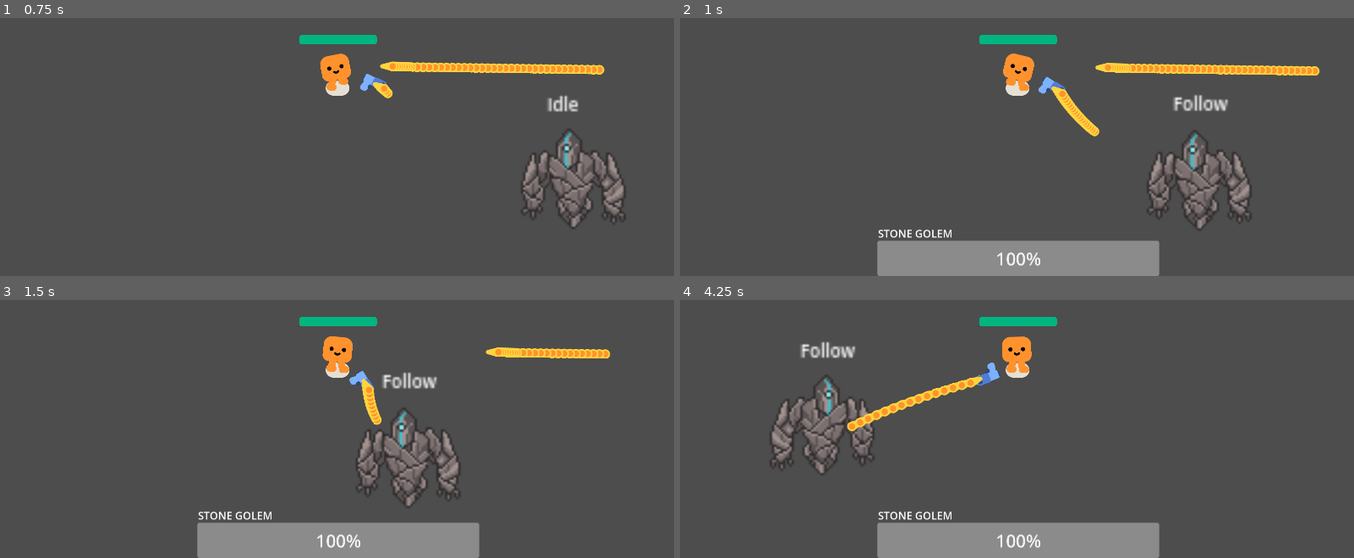
Above: before the commit, frames 1-4 (two rows, left to right).
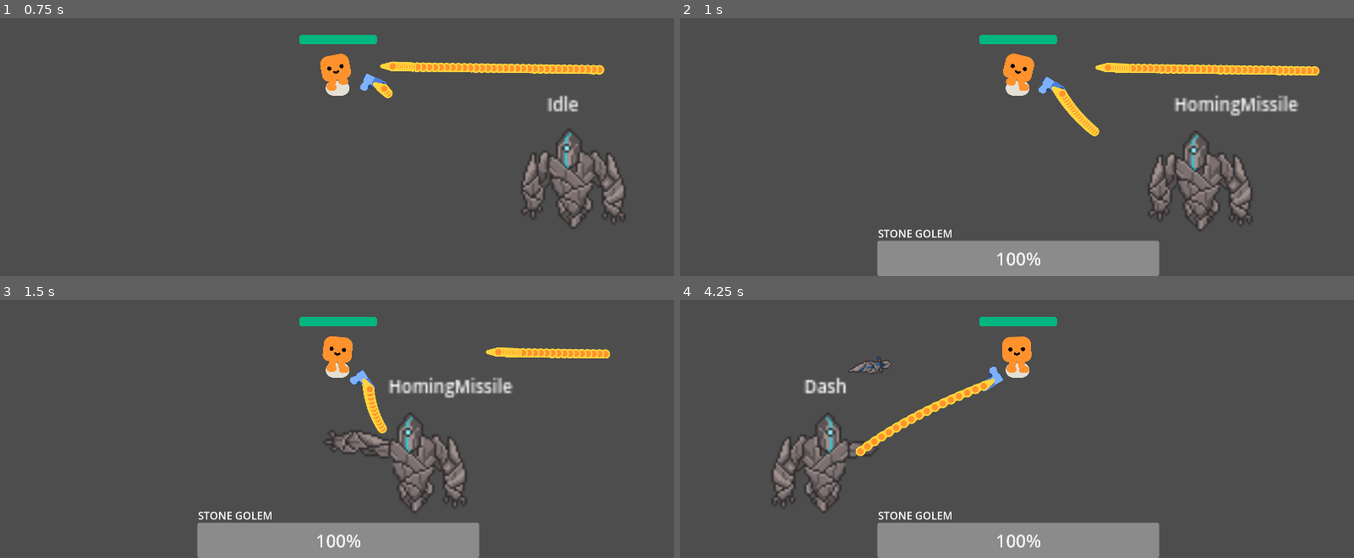
Above: after the commit, the same moments.

Repository: Tonykuang1028/FinalProject
Game: Godot game, scene res://bossroom.tscn
Same seed, same stepped clock (60 frames per second), same inputs: the game is played once before the commit and once after it. This scene is started directly instead of the project's main scene.
Inputs:
- Up to frame 1 (0.75 s): tap Enter (ui_accept) at 0.5 s; hold D (move_right) from 0.53 s (still down)
- Up to frame 2 (1 s): keep holding D (move_right); tap Enter (ui_accept) at 0.77 s
- Up to frame 3 (1.5 s): keep holding D (move_right)
- Up to frame 4 (4.25 s): tap Enter (ui_accept) at 1.52, 3.02, 3.77 s; release D (move_right) at 2.03 s; hold A (move_left) 2.03-2.78 s; hold D (move_right) from 2.78 s (still down)

Frame 1 is identical in both runs. In frame 2, 1.9% of the frame differs, in the area x 69-92%, y 29-82%; in frame 3, 3.6%; in frame 4, 5.2%, in the area x 13-48%, y 16-83%.

Commit message:
missiles can now follow player

Diff:
--- a/Follow.gd
+++ b/Follow.gd
@@ -14,3 +14,5 @@
 
 	if distance < 30:
 		get_parent().change_state("MeeleAttack")
+	elif distance > 130:
+		get_parent().change_state("HomingMissile")
--- /dev/null
+++ b/HomingMissile.gd
@@ -0,0 +1,21 @@
+extends State
+
+@export var bulleted_node: PackedScene
+var can_transition: bool = false
+
+func _enter():
+	super._enter()
+	animation_player.play("ranged_attack")
+	await animation_player.animation_finished
+	shoot()
+	can_transition = true
+
+func shoot():
+	var bulleted = bulleted_node.instantiate()
+	bulleted.position = owner.position
+	get_tree().current_scene.add_child(bulleted)
+
+func transition():
+	if can_transition:
+		can_transition = false
+		get_parent().change_state("Dash")
--- /dev/null
+++ b/bulleted.gd
@@ -0,0 +1,26 @@
+extends Area2D
+
+
+@onready var animated_sprite = $AnimatedSprite2D
+@onready var player = get_parent().find_child("Player")
+
+
+var acceleration: Vector2 = Vector2.ZERO
+var velocity: Vector2 = Vector2.ZERO
+
+func _physics_process(delta):
+
+	acceleration = (player.position - position).normalized() * 900
+
+	velocity += acceleration * delta
+	rotation = velocity.angle()
+
+	velocity = velocity.limit_length(150)
+
+	position += velocity * delta
+
+
+
+
+func _on_body_entered(body):
+	queue_free()
--- /dev/null
+++ b/bulleted.tscn
@@ -0,0 +1,71 @@
+[gd_scene load_steps=11 format=3 uid="uid://dk264ms146u5v"]
+
+[ext_resource type="Script" path="res://bulleted.gd" id="1_quu4b"]
+[ext_resource type="Texture2D" uid="uid://ewndvoxhimrr" path="res://Mecha-stone Golem 0.1/weapon PNG/arm_projectile_glowing.png" id="2_s2680"]
+
+[sub_resource type="AtlasTexture" id="AtlasTexture_aq0rg"]
+atlas = ExtResource("2_s2680")
+region = Rect2(0, 0, 100, 100)
+
+[sub_resource type="AtlasTexture" id="AtlasTexture_4gua8"]
+atlas = ExtResource("2_s2680")
+region = Rect2(100, 0, 100, 100)
+
+[sub_resource type="AtlasTexture" id="AtlasTexture_utxcp"]
+atlas = ExtResource("2_s2680")
+region = Rect2(200, 0, 100, 100)
+
+[sub_resource type="AtlasTexture" id="AtlasTexture_8lsxi"]
+atlas = ExtResource("2_s2680")
+region = Rect2(0, 100, 100, 100)
+
+[sub_resource type="AtlasTexture" id="AtlasTexture_hhsa3"]
+atlas = ExtResource("2_s2680")
+region = Rect2(100, 100, 100, 100)
+
+[sub_resource type="AtlasTexture" id="AtlasTexture_g1yqq"]
+atlas = ExtResource("2_s2680")
+region = Rect2(200, 100, 100, 100)
+
+[sub_resource type="SpriteFrames" id="SpriteFrames_xcb3g"]
+animations = [{
+"frames": [{
+"duration": 1.0,
+"texture": SubResource("AtlasTexture_aq0rg")
+}, {
+"duration": 1.0,
+"texture": SubResource("AtlasTexture_4gua8")
+}, {
+"duration": 1.0,
+"texture": SubResource("AtlasTexture_utxcp")
+}, {
+"duration": 1.0,
+"texture": SubResource("AtlasTexture_8lsxi")
+}, {
+"duration": 1.0,
+"texture": SubResource("AtlasTexture_hhsa3")
+}, {
+"duration": 1.0,
+"texture": SubResource("AtlasTexture_g1yqq")
+}],
+"loop": true,
+"name": &"default",
+"speed": 8.0
+}]
+
+[sub_resource type="RectangleShape2D" id="RectangleShape2D_3q4ds"]
+size = Vector2(35, 14)
+
+[node name="bulleted" type="Area2D"]
+scale = Vector2(3.57083, 3.57083)
+script = ExtResource("1_quu4b")
+
+[node name="AnimatedSprite2D" type="AnimatedSprite2D" parent="."]
+sprite_frames = SubResource("SpriteFrames_xcb3g")
+autoplay = "default"
+
+[node name="CollisionShape2D" type="CollisionShape2D" parent="."]
+position = Vector2(27.5, -13)
+shape = SubResource("RectangleShape2D_3q4ds")
+
+[connection signal="body_entered" from="." to="." method="_on_body_entered"]
--- a/stone_golem.tscn
+++ b/stone_golem.tscn
@@ -8,6 +8,8 @@
 [ext_resource type="Script" path="res://Idle.gd" id="4_ho1mk"]
 [ext_resource type="Script" path="res://Follow.gd" id="5_1awkp"]
 [ext_resource type="Script" path="res://MeeleAttack.gd" id="7_78qej"]
+[ext_resource type="Script" path="res://HomingMissile.gd" id="8_kgbfm"]
+[ext_resource type="PackedScene" uid="uid://dk264ms146u5v" path="res://bulleted.tscn" id="9_aahki"]
 
 [sub_resource type="Animation" id="Animation_igvx2"]
 length = 0.001
@@ -433,7 +435,8 @@
 script = ExtResource("7_78qej")
 
 [node name="HomingMissile" type="Node2D" parent="FiniteStateMachine"]
-script = ExtResource("3_nieqw")
+script = ExtResource("8_kgbfm")
+bulleted_node = ExtResource("9_aahki")
 
 [node name="LaserBeam" type="Node2D" parent="FiniteStateMachine"]
 script = ExtResource("3_nieqw")
Not shown: 1 places in stone_golem.tscn that only renumber resources
